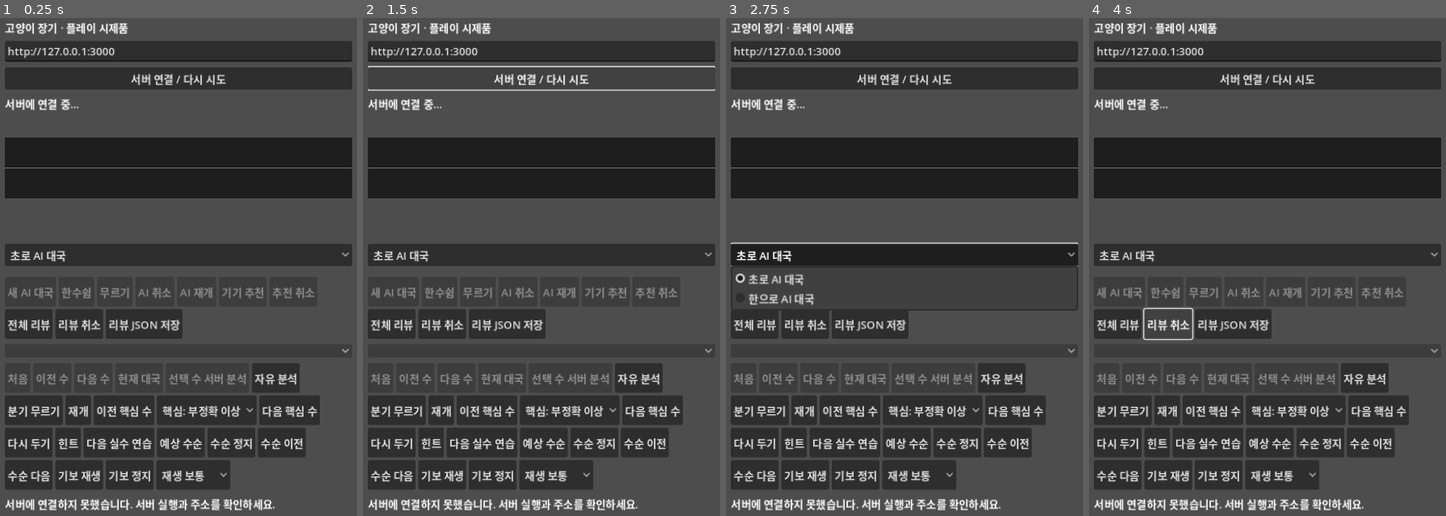
Above: before the commit, frames 1-4 (left to right).
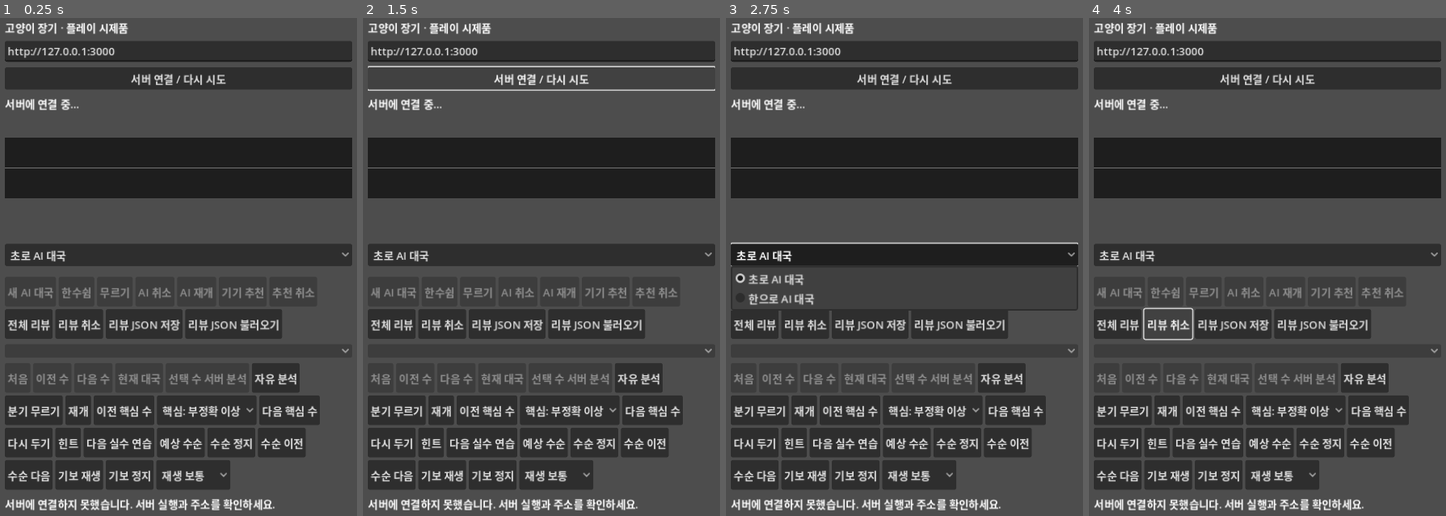
Above: after the commit, the same moments.

Repository: YU-Kangg/janggiAI
Game: Godot game, scene res://main.tscn
The game is run twice, just before and just after one commit, with the same random seed, the same clock (stepped at 60 frames per second) and the same inputs.
Inputs (mouse positions are in pixels of both pictures, inside the frame that each line leads up to):
- Up to frame 1 (0.25 s): no input
- Up to frame 2 (1.5 s): click (595, 321) at 0.5 s, where only the run after the commit has a clickable "리뷰 JSON 불러오기"; click "서버 연결 / 다시 시도" at 1.25 s
- Up to frame 3 (2.75 s): click "초로 AI 대국" at 2 s
- Up to frame 4 (4 s): click "전체 리뷰" at 2.75 s; click "리뷰 취소" at 3.5 s

The runs differ from the first frame. In frame 1, 1.5% of the frame differs, in the area x 52-79%, y 58-65%; in frame 2, 1.5%; in frame 3, 1.4%; in frame 4, 1.5%.

Commit message:
feat(review): 전체 리뷰 JSON 불러오기 추가

Diff:
--- a/godot/main.gd
+++ b/godot/main.gd
@@ -42,6 +42,7 @@
 var full_review_start := Button.new()
 var full_review_cancel := Button.new()
 var review_export_button := Button.new()
+var review_import_button := Button.new()
 var review_export_path := "user://janggi-review.json"
 var evaluation_graph = EvaluationGraph.new()
 var previous_key_move_button := Button.new()
@@ -143,6 +144,10 @@
 	review_export_button.custom_minimum_size.y = 44
 	review_export_button.pressed.connect(export_full_review)
 	actions.add_child(review_export_button)
+	review_import_button.text = "리뷰 JSON 불러오기"
+	review_import_button.custom_minimum_size.y = 44
+	review_import_button.pressed.connect(import_full_review)
+	actions.add_child(review_import_button)
 	device_engine.completed.connect(on_device_recommendation)
 	column.add_child(history)
 	history.item_selected.connect(func(index: int): show_review(index))
@@ -420,6 +425,35 @@
 	message.text = "리뷰 JSON 저장 완료 · %s" % review_export_path
 	render_board()
 
+func valid_imported_review(payload: Variant) -> bool:
+	if not payload is Dictionary or int(payload.get("schemaVersion", 0)) != 1 or payload.get("variant", "") != "janggi":
+		return false
+	var game: Variant = payload.get("game")
+	var imported_review: Variant = payload.get("review")
+	if not game is Dictionary or not imported_review is Dictionary:
+		return false
+	if int(game.get("revision", -1)) != int(state.get("revision", -2)) or game.get("initialFen", "") != state.get("initialFen", ""):
+		return false
+	if game.get("moves", []) != state.get("moves", []) or imported_review.get("status", "") != "complete":
+		return false
+	if int(imported_review.get("revision", -1)) != int(state.revision) or not imported_review.get("results") is Array or not imported_review.get("summary") is Dictionary:
+		return false
+	return imported_review.results.size() == state.moves.size()
+
+func import_full_review() -> void:
+	if state.is_empty() or not FileAccess.file_exists(review_export_path):
+		return
+	var payload = JSON.parse_string(FileAccess.get_file_as_string(review_export_path))
+	if not valid_imported_review(payload):
+		message.text = "현재 대국과 일치하는 리뷰 JSON이 아닙니다."
+		render_board()
+		return
+	full_review = payload.review.duplicate(true)
+	evaluation_graph.set_results(full_review.results)
+	review_summary.text = format_review_summary(full_review.summary)
+	message.text = "리뷰 JSON 불러오기 완료 · %d수" % int(full_review.total)
+	render_board()
+
 func view_ply() -> int:
 	return review.moves.size() if not review.is_empty() else state.get("moves", []).size()
 
@@ -978,6 +1012,7 @@
 	full_review_start.disabled = pending or self.state.moves.is_empty() or full_review.get("status", "") == "running"
 	full_review_cancel.disabled = pending or full_review.get("status", "") != "running"
 	review_export_button.disabled = pending or full_review.get("status", "") != "complete"
+	review_import_button.disabled = pending or state.is_empty() or not FileAccess.file_exists(review_export_path)
 	if not review.is_empty():
 		status.text = "복기 %d/%d수 · %s" % [view_ply(), self.state.moves.size(), status.text]
 	if not analysis_preview.is_empty():
--- a/godot/smoke.gd
+++ b/godot/smoke.gd
@@ -53,6 +53,16 @@
 	app.export_full_review()
 	var exported_review = JSON.parse_string(FileAccess.get_file_as_string(app.review_export_path))
 	check(exported_review is Dictionary and exported_review.schemaVersion == 1 and exported_review.game.moves.size() == 2 and exported_review.review.results.size() == 2, "review JSON export")
+	check(app.valid_imported_review(exported_review), "matching review JSON validation")
+	var wrong_review = exported_review.duplicate(true)
+	wrong_review.game.revision = -1
+	check(not app.valid_imported_review(wrong_review), "mismatched review JSON rejection")
+	var exported_job: int = app.full_review.jobId
+	app.full_review = {}
+	app.evaluation_graph.set_results([])
+	app.review_summary.text = ""
+	app.import_full_review()
+	check(app.full_review.jobId == exported_job and app.evaluation_graph.values.size() == 3 and app.review_summary.text.contains("리뷰 요약"), "review JSON import")
 	DirAccess.remove_absolute(ProjectSettings.globalize_path(app.review_export_path))
 	check(app.review_summary.text.contains("리뷰 요약") and app.review_summary.text.contains("최선") and app.review_summary.text.contains("초 1수") and app.review_summary.text.contains("한 1수"), "classification and side summary display")
 	check(app.history.get_item_text(1).contains("[최선]"), "history move classification label")
Not shown, changed: PROGRESS.md
